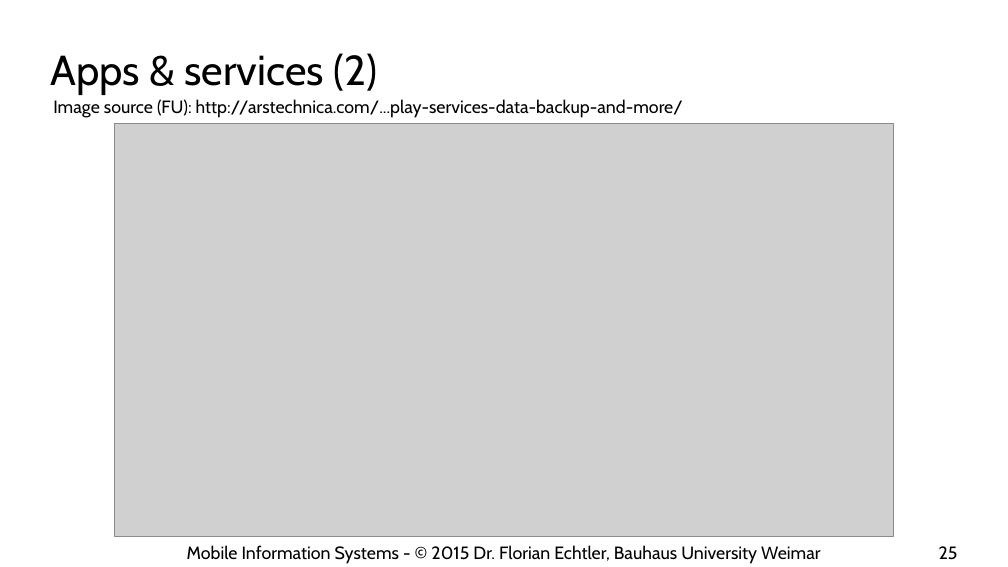
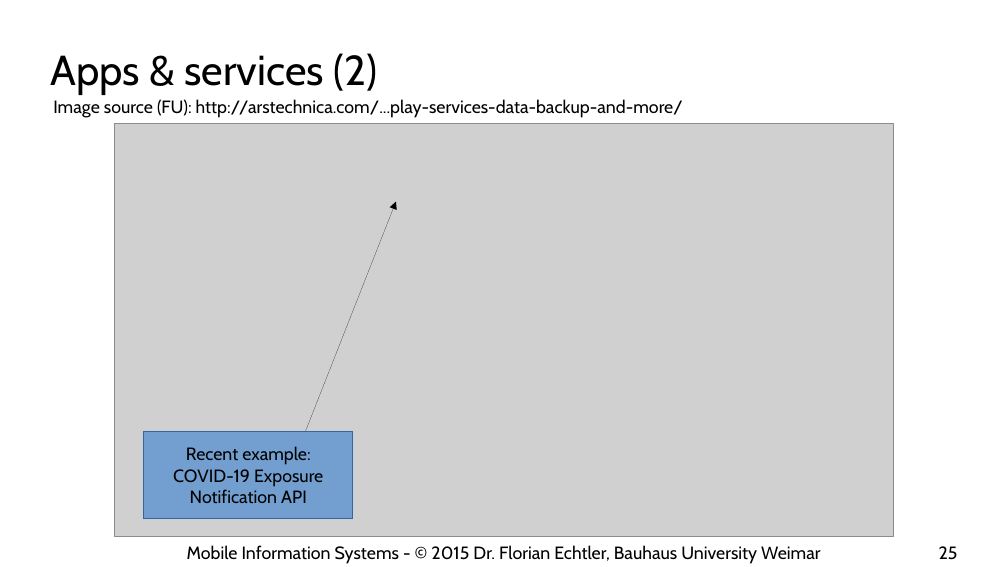
Before and after one commit to floe/mobile-information-systems, a slide deck: slide 25 of 10-android-internals.odp. Drawn at 1008x567 pixels with LibreOffice and Linux fonts; fonts in the diff are those of the drawing; grey boxes stand for pictures; background and template pictures are left out. Boxes give left, top, right and bottom in pixels: in the first picture for what was removed or moved away, otherwise in the second. Text is boxed around its words. In the diff, an @@ line names an element or a change of style, - is before the commit and + after.

```diff
--- a/10-android-internals.odp
+++ b/10-android-internals.odp
@@ arrow added from (303, 439) to (396, 201), #000000 0 pt @@
@@ rectangle added at [144, 432, 352, 518], fill #729FCF, outline #3465A4 0 pt, 14 pt, text #000000 @@
+Recent example:
+COVID-19 Exposure
+Notification API
```
Also in this commit, not shown: 5 other slides changed, 2 other files.
